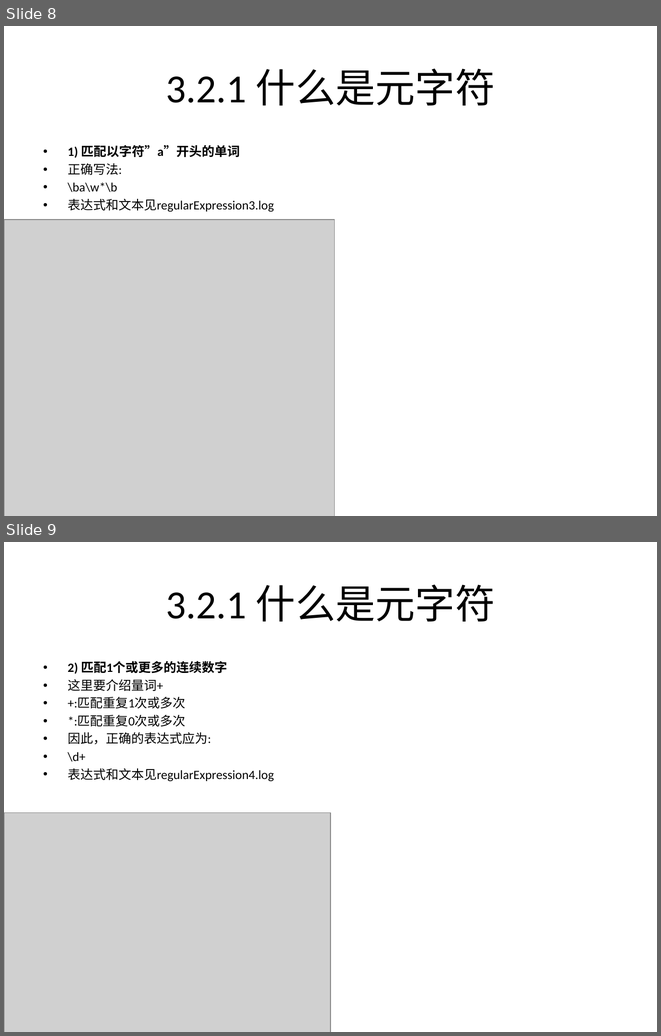
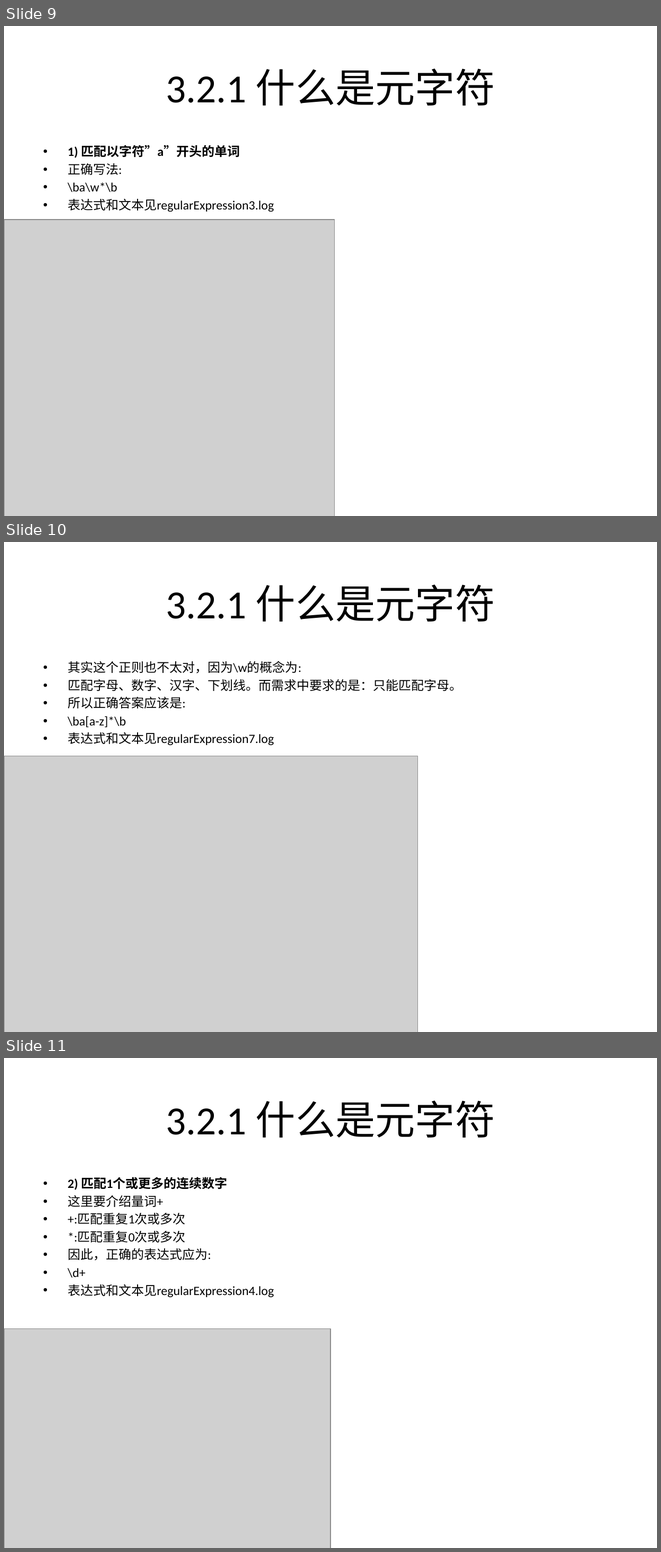
Before and after one commit to rayallen20/regularExpressions, a slide deck: 《PHP核心技术与最佳实践》第3章--正则表达式基础与应用/3.2 正则表达式中的元字符.pptx. Shown one above the other, each under a label of ours: slides 8 and 9 before the commit, slides 9, 10 and 11 after it. The pictures are 661x1036 and 661x1552 pixels, drawn with LibreOffice and Linux fonts; fonts in the diff are those of the drawing; grey boxes stand for pictures. Boxes give left, top, right and bottom in pixels: in the first picture for what was removed or moved away, otherwise in the second. Text is boxed around its words. In the diff, an @@ line names an element or a change of style, - is before the commit and + after.

Commit message:
复习3.1和3.2的内容
修改部分为查漏补缺
具体内容为:
1. 加深了对\d的理解
2.修改了一个正则表达式,使其符合需求

```diff
--- a/《PHP核心技术与最佳实践》第3章--正则表达式基础与应用/3.2 正则表达式中的元字符.pptx
+++ b/《PHP核心技术与最佳实践》第3章--正则表达式基础与应用/3.2 正则表达式中的元字符.pptx
@@ slide 10 added at [4, 542, 657, 1032], background #FFFFFF @@
@@ title added at [166, 584, 495, 622], 44 pt, text #000000 @@
+3.2.1 什么是元字符
@@ text added at [68, 661, 462, 745], 14 pt, text #000000 @@
+• 其实这个正则也不太对，因为\w的概念为:
+• 匹配字母、数字、汉字、下划线。而需求中要求的是：只能匹配字母。
+• 所以正确答案应该是:
+• \ba[a-z]*\b
+• 表达式和文本见regularExpression7.log
@@ picture added at [4, 756, 417, 1032] @@
@@ what was slide 8 is now slide 9 @@
@@ what was slide 9 is now slide 11 @@
```
Also in this commit, not shown: 3 slides changed, 1 other slide added, 2 other files.
